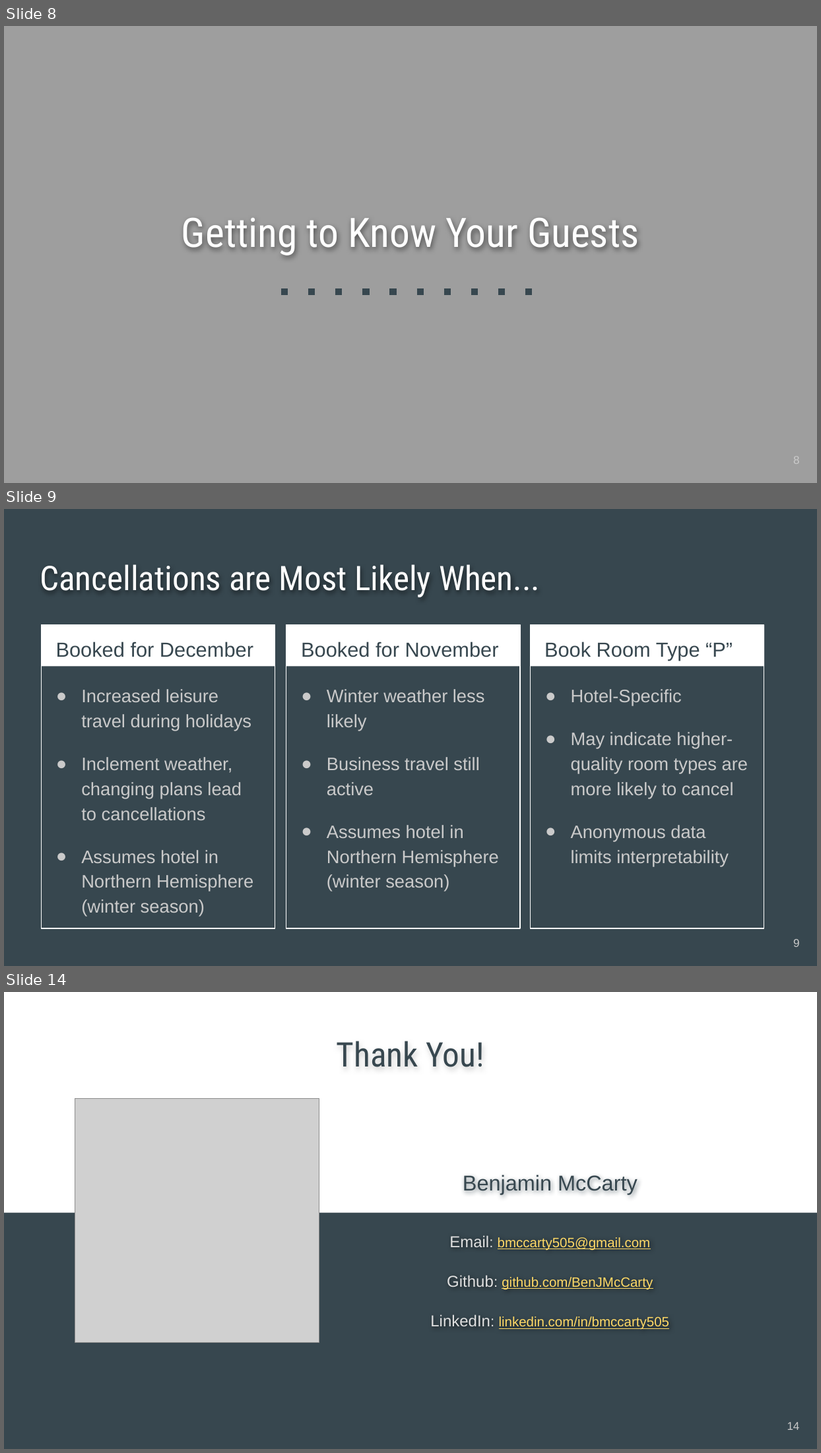
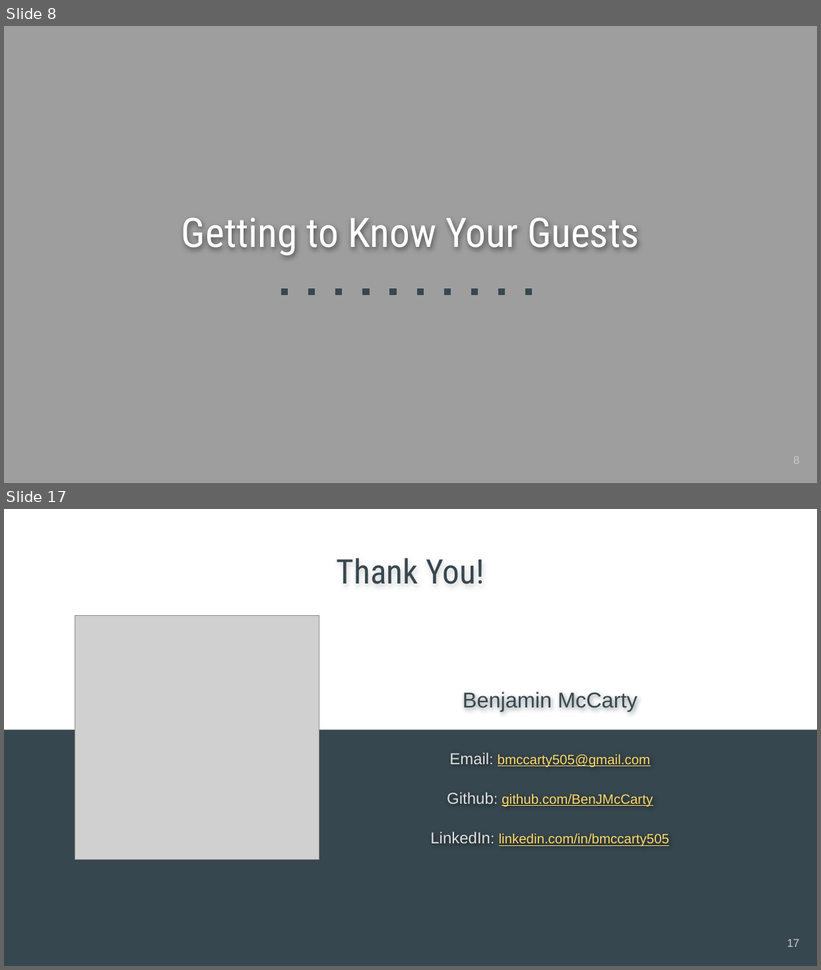
Before and after one commit to BenJMcCarty/Hotel_Cancel_Culture, a slide deck: Hotel_Cancel_Culture_Presentation.pptx. Shown one above the other, each under a label of ours: slides 8, 9 and 14 before the commit, slides 8 and 17 after it; the slides between them are not shown. The pictures are 821x1453 and 821x970 pixels, drawn with LibreOffice and Linux fonts; fonts in the diff are those of the drawing; grey boxes stand for pictures. Boxes give left, top, right and bottom in pixels: in the first picture for what was removed or moved away, otherwise in the second. Text is boxed around its words. In the diff, an @@ line names an element or a change of style, - is before the commit and + after.

```diff
--- a/Hotel_Cancel_Culture_Presentation.pptx
+++ b/Hotel_Cancel_Culture_Presentation.pptx
@@ slide 9 removed at (x1=4, y1=509, x2=817, y2=966), background #37474F @@
@@ title removed at (x1=40, y1=564, x2=540, y2=597) @@
-Cancellations are Most Likely When...
@@ rectangle removed at (x1=42, y1=625, x2=275, y2=667) @@
@@ rectangle removed at (x1=42, y1=625, x2=275, y2=929) @@
@@ rectangle removed at (x1=286, y1=625, x2=520, y2=667) @@
@@ rectangle removed at (x1=286, y1=625, x2=520, y2=929) @@
@@ rectangle removed at (x1=530, y1=625, x2=764, y2=929) @@
@@ rectangle removed at (x1=531, y1=625, x2=765, y2=667) @@
@@ text removed at (x1=56, y1=642, x2=253, y2=657) @@
-Booked for December
@@ text removed at (x1=301, y1=642, x2=499, y2=657) @@
-Booked for November
@@ text removed at (x1=545, y1=642, x2=733, y2=661) @@
-Book Room Type “P”
@@ text removed at (x1=81, y1=689, x2=253, y2=917) @@
-● Increased leisure travel during holidays
-● Inclement weather, changing plans lead to cancellations
-● Assumes hotel in Northern Hemisphere (winter season)
@@ text removed at (x1=327, y1=689, x2=499, y2=892) @@
-● Winter weather less likely
-● Business travel still active
-● Assumes hotel in Northern Hemisphere (winter season)
@@ text removed at (x1=571, y1=689, x2=748, y2=867) @@
-● Hotel-Specific
-● May indicate higher-quality room types are more likely to cancel
-● Anonymous data limits interpretability
@@ page number removed at (x1=793, y1=939, x2=800, y2=947) @@
-9
@@ what was slide 14 is now slide 17 @@
@@ page number at (x1=787, y1=939, x2=800, y2=947): text changed @@
-14
+17
```
Also in this commit, not shown: 4 slides changed, 6 slides added, 2 other slides removed, 8 other files.
